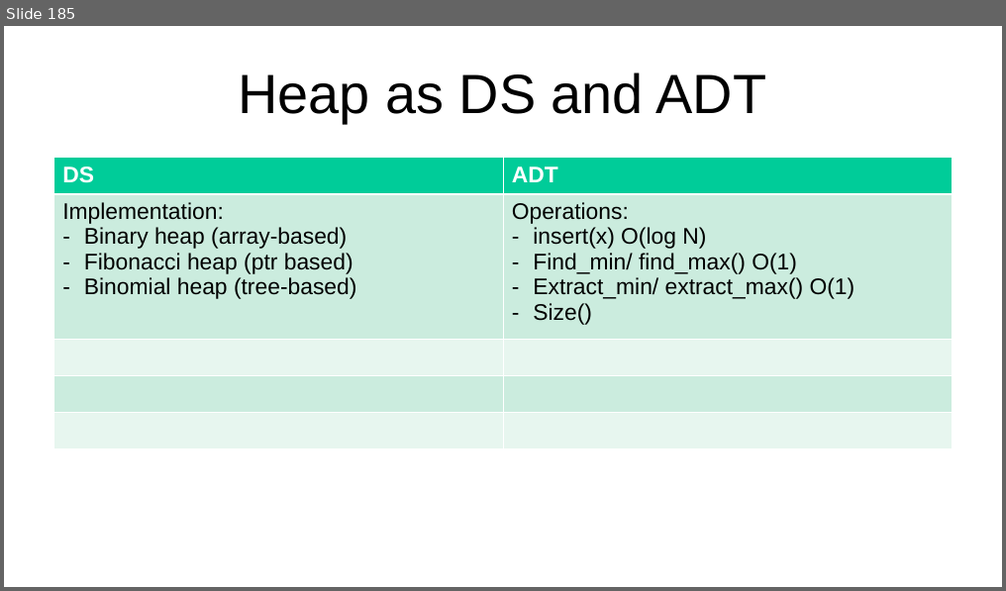
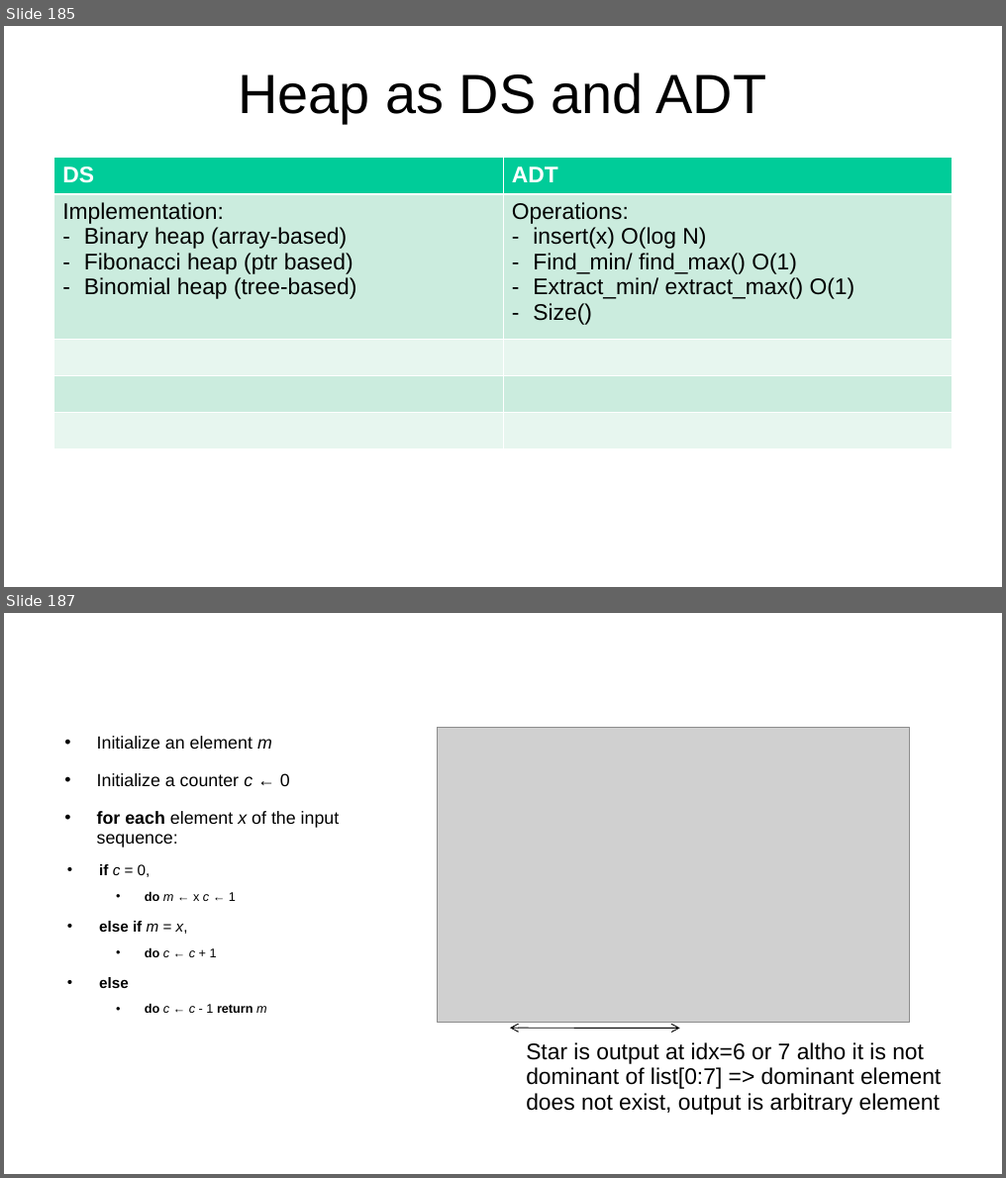
Before and after one commit to kindaichinisan/CompetitiveProgramming, a slide deck: MyCode/competitive_programming.ppt. Shown one above the other, each under a label of ours: slide 185 before the commit, slides 185 and 187 after it; the slides between them are not shown. The pictures are 1006x591 and 1006x1178 pixels, drawn with LibreOffice and Linux fonts; fonts in the diff are those of the drawing; grey boxes stand for pictures. Boxes give left, top, right and bottom in pixels: in the first picture for what was removed or moved away, otherwise in the second. Text is boxed around its words. In the diff, an @@ line names an element or a change of style, - is before the commit and + after.

```diff
--- a/MyCode/competitive_programming.ppt
+++ b/MyCode/competitive_programming.ppt
@@ slide 187 added at [4,613,1002,1174], background #FFFFFF @@
@@ picture added at [438,727,910,1022] @@
@@ text added at [97,736,340,1013], 14 pt, text #000000 @@
+• Initialize an element m
+• Initialize a counter c ← 0
+• for each element x of the input sequence:
+  • if c = 0,
+    • do m ← x c ← 1
+  • else if m = x,
+    • do c ← c + 1
+  • else
+    • do c ← c - 1 return m
@@ double arrow added from (510, 1029) to (680, 1029), #000000 0.74 pt @@
@@ text added at [526,1043,941,1115], 18 pt, text #000000 @@
+Star is output at idx=6 or 7 altho it is not dominant of list[0:7] => dominant element does not exist, output is arbitrary element
```
Also in this commit, not shown: 1 other slide added, 1 other file.
